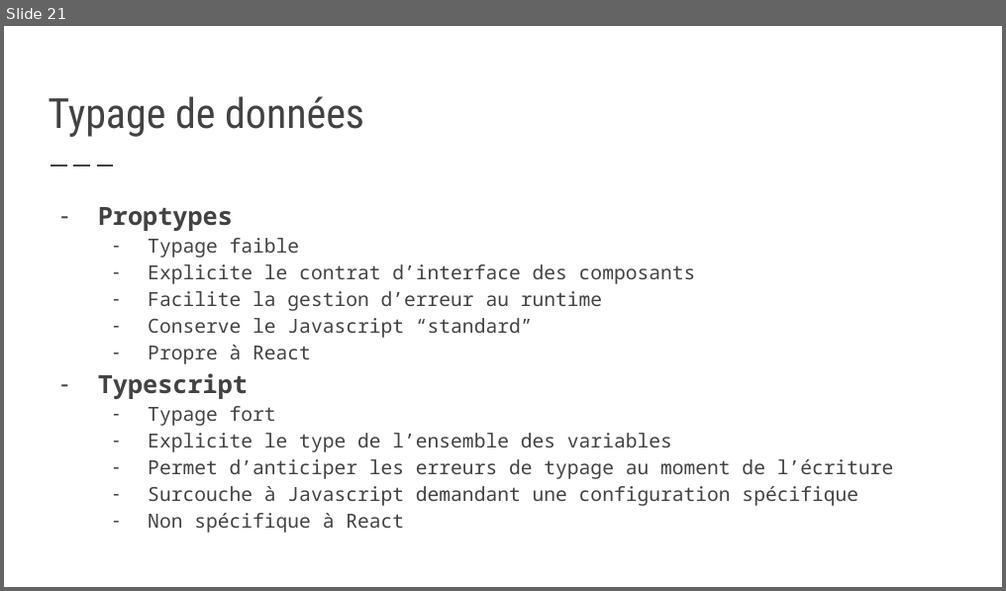
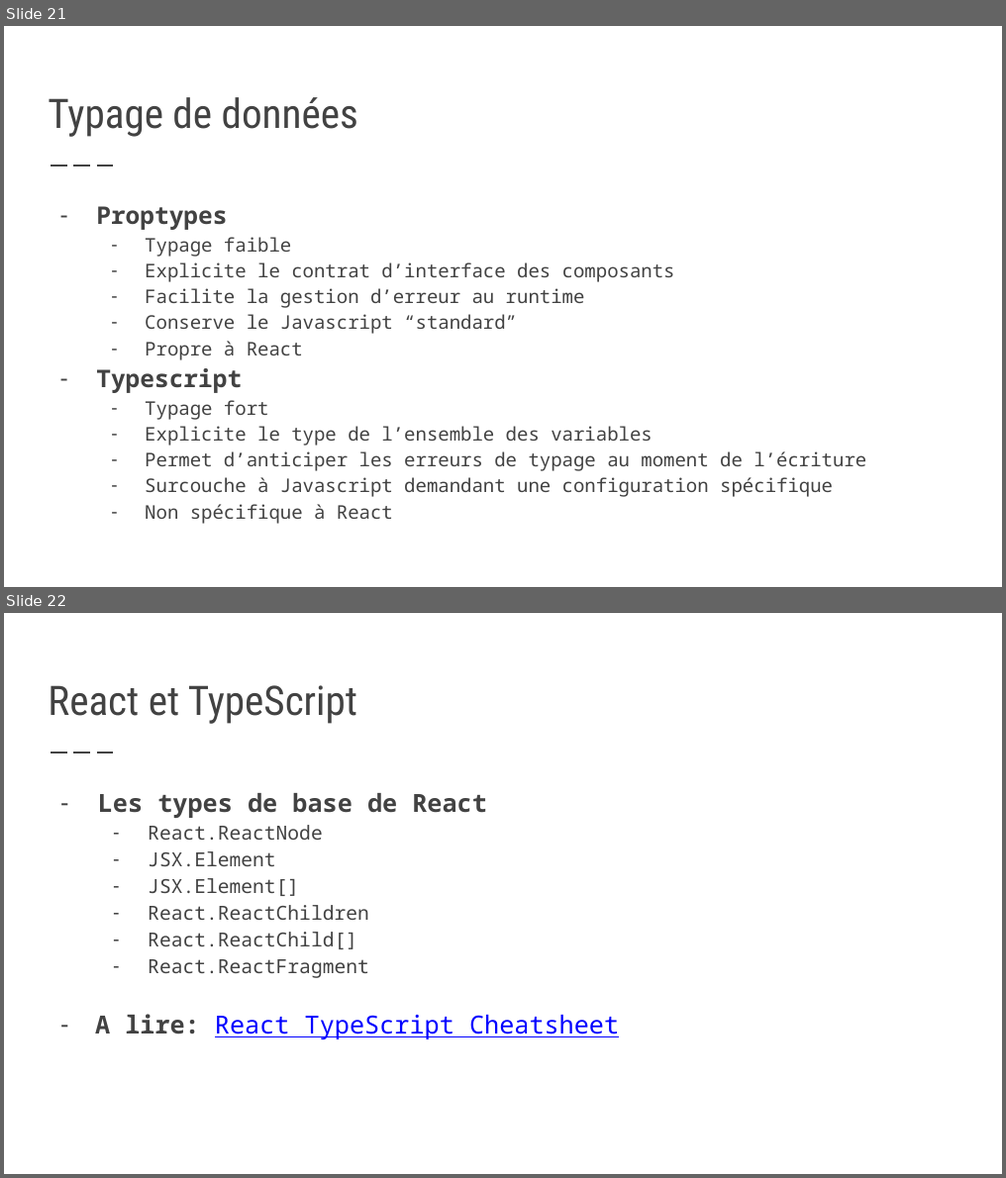
Before and after one commit to Zenika-Training/formation-react-sur-mesure, a slide deck: Slides&TPs.pptx. Shown one above the other, each under a label of ours: slide 21 before the commit, slides 21 and 22 after it. The pictures are 1006x591 and 1006x1178 pixels, drawn with LibreOffice and Linux fonts; fonts in the diff are those of the drawing. Boxes give left, top, right and bottom in pixels: in the first picture for what was removed or moved away, otherwise in the second. Text is boxed around its words. In the diff, an @@ line names an element or a change of style, - is before the commit and + after.

```diff
--- a/Slides&TPs.pptx
+++ b/Slides&TPs.pptx
@@ slide 22 added at [4,613,1002,1174], background #FFFFFF; not listed: 1 template element that a slide beside it also shows @@
@@ title added at [48,685,357,724], 29.4 pt, text #424242 @@
+React et TypeScript
@@ text added at [95,793,619,1040], 14 pt, text #424242 @@
+– Les types de base de React
+  – React.ReactNode
+  – JSX.Element
+  – JSX.Element[]
+  – React.ReactChildren
+  – React.ReactChild[]
+  – React.ReactFragment
+– A lire: React TypeScript Cheatsheet
@@ slide 21 changed as well @@
@@ title "Typage de données" at [48,97,358,137]: size 30 to 29.4 pt @@
@@ text "Proptypes" at [96,206,866,524]: size 18 to 17.5 pt in "Proptypes", "Typescript"; size 14 to 13.6 pt; indent changed @@
```
Also in this commit, not shown: 38 other slides changed, 1 other slide added, 2 other files.
